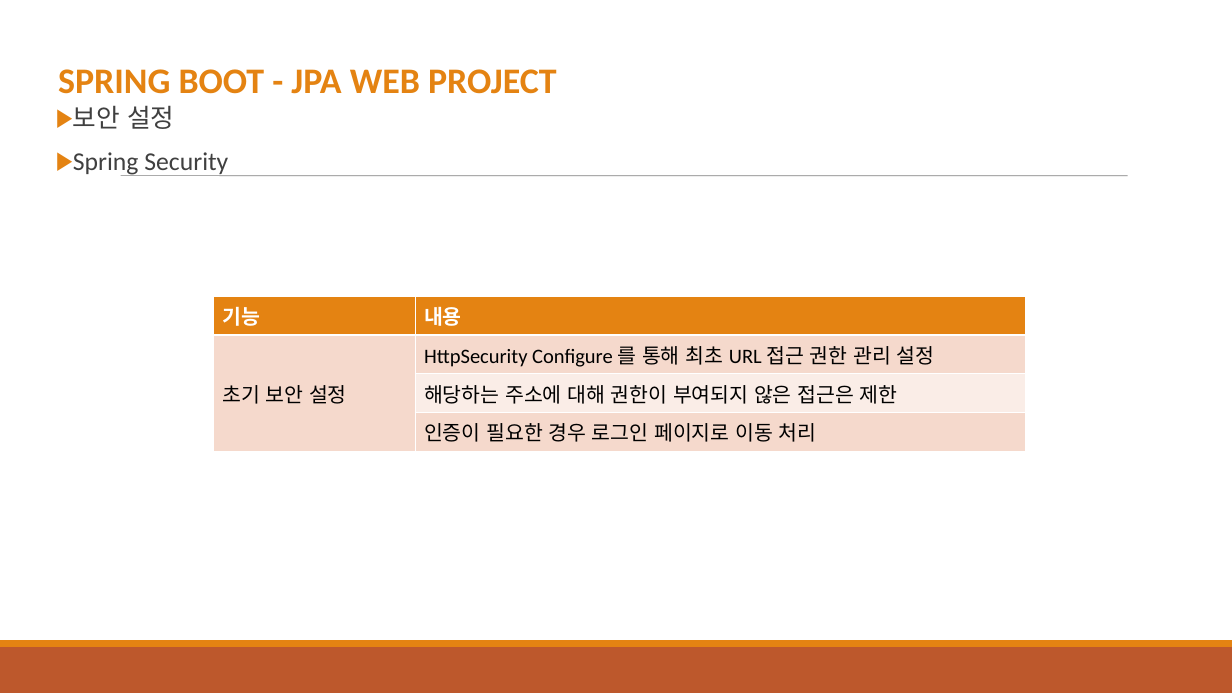
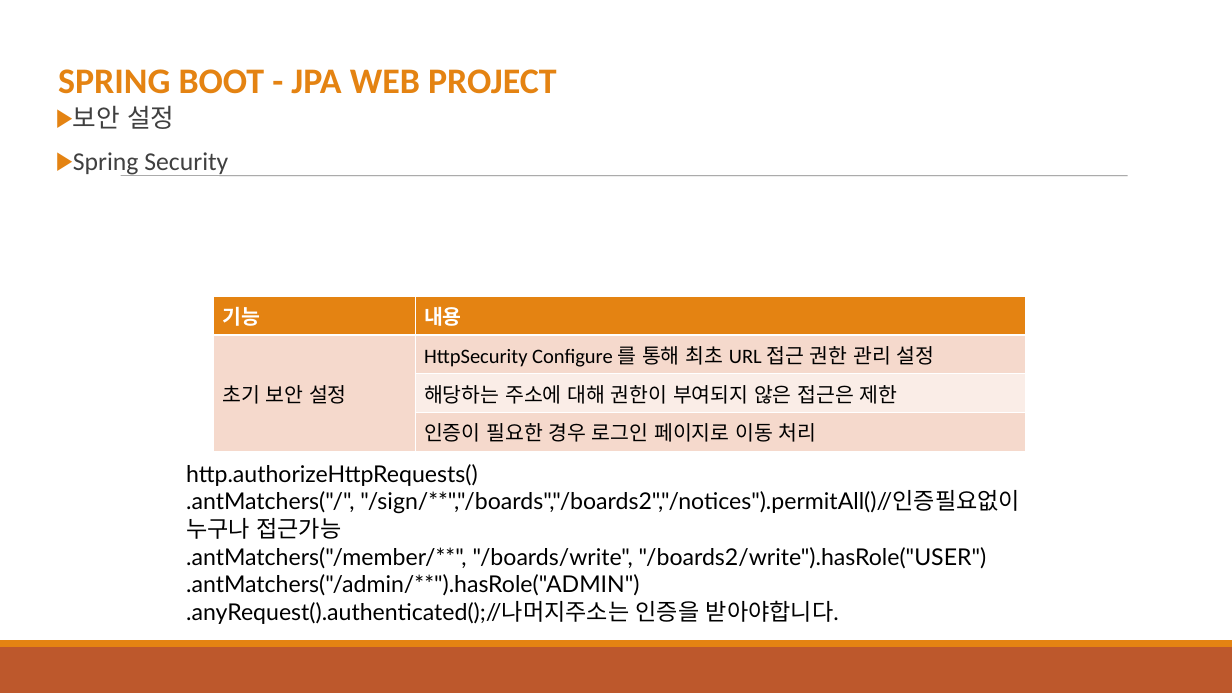
Before and after one commit to sdaffds/project, a slide deck: slide 6 of 프로젝트-윤성훈.ppt. Drawn at 1232x693 pixels with LibreOffice and Linux fonts; fonts in the diff are those of the drawing. Boxes give left, top, right and bottom in pixels: in the first picture for what was removed or moved away, otherwise in the second. Text is boxed around its words. In the diff, an @@ line names an element or a change of style, - is before the commit and + after.

```diff
--- a/프로젝트-윤성훈.ppt
+++ b/프로젝트-윤성훈.ppt
@@ text added at [186,464,1020,624], 18 pt, text #000000 @@
+http.authorizeHttpRequests()
+.antMatchers("/", "/sign/**","/boards","/boards2","/notices").permitAll()//인증필요없이 누구나 접근가능
+.antMatchers("/member/**", "/boards/write", "/boards2/write").hasRole("USER")
+.antMatchers("/admin/**").hasRole("ADMIN")
+.anyRequest().authenticated();//나머지주소는 인증을 받아야합니다.
```
Also in this commit, not shown: 3 other slides changed.
